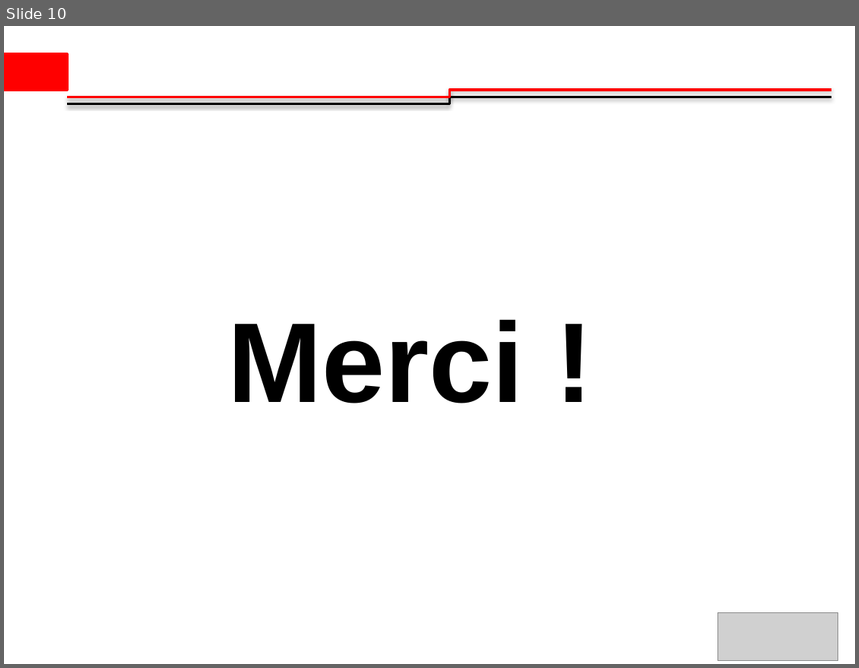
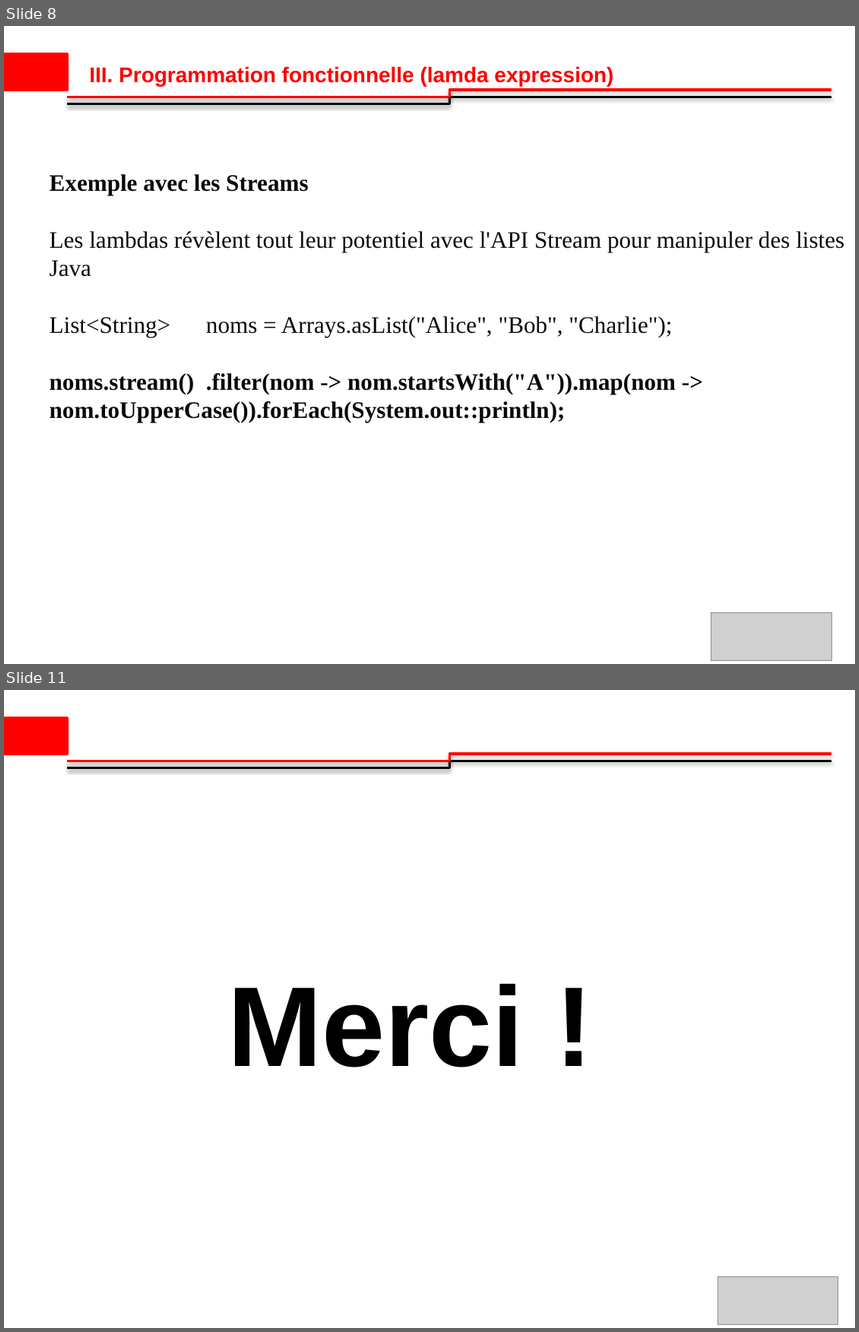
Before and after one commit to ibrahimsava/Osis-training-in-java, a slide deck: Osis_Presentation_Ibrahim_SAVADOGO_2 [Autosaved].pptx. Shown one above the other, each under a label of ours: slide 10 before the commit, slides 8 and 11 after it; the slides between them are not shown. The pictures are 859x668 and 859x1332 pixels, drawn with LibreOffice and Linux fonts; fonts in the diff are those of the drawing; grey boxes stand for pictures; background and template pictures are left out. Boxes give left, top, right and bottom in pixels: in the first picture for what was removed or moved away, otherwise in the second. Text is boxed around its words. In the diff, an @@ line names an element or a change of style, - is before the commit and + after.

```diff
--- a/Osis_Presentation_Ibrahim_SAVADOGO_2 [Autosaved].pptx
+++ b/Osis_Presentation_Ibrahim_SAVADOGO_2 [Autosaved].pptx
@@ slide 8 added at bbox=[4, 26, 855, 664], background #FFFFFF; not listed: 3 template elements that a slide beside it also shows @@
@@ text added at bbox=[89, 66, 614, 86], 18 pt, text #FF0000, bold @@
+III. Programmation fonctionnelle (lamda expression)
@@ text added at bbox=[50, 174, 845, 423], 20 pt, text #0A0A0A @@
+Exemple avec les Streams
+Les lambdas révèlent tout leur potentiel avec l'API Stream pour manipuler des listes
+Java
+List<String> noms = Arrays.asList("Alice", "Bob", "Charlie");
+noms.stream() .filter(nom -> nom.startsWith("A")).map(nom -> nom.toUpperCase()).forEach(System.out::println);
@@ picture added at bbox=[712, 613, 832, 661] @@
@@ what was slide 10 is now slide 11 @@
```
Also in this commit, not shown: 7 slides changed, 2 other slides added, 2 slides removed, 1 other file.
